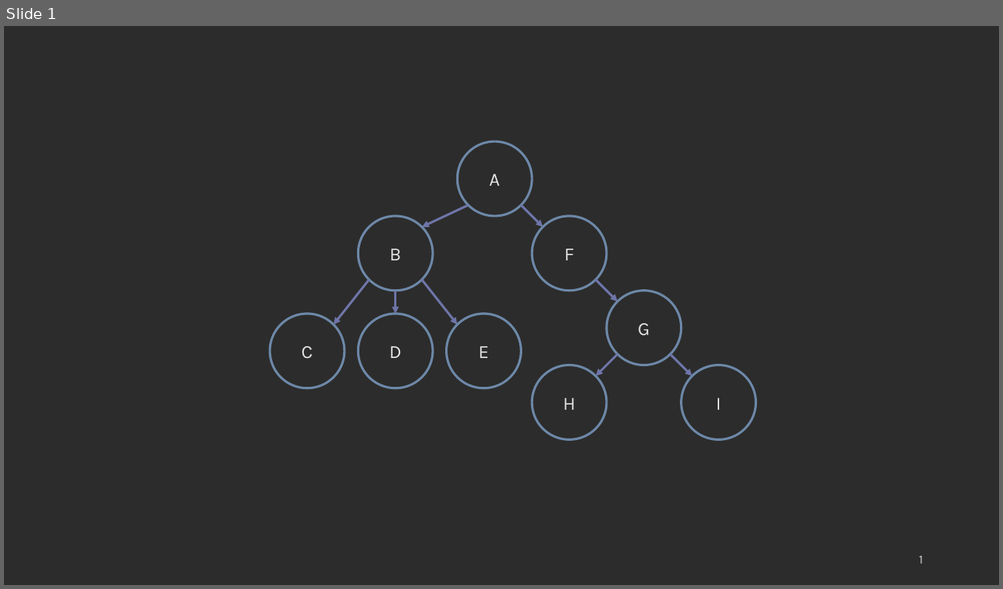
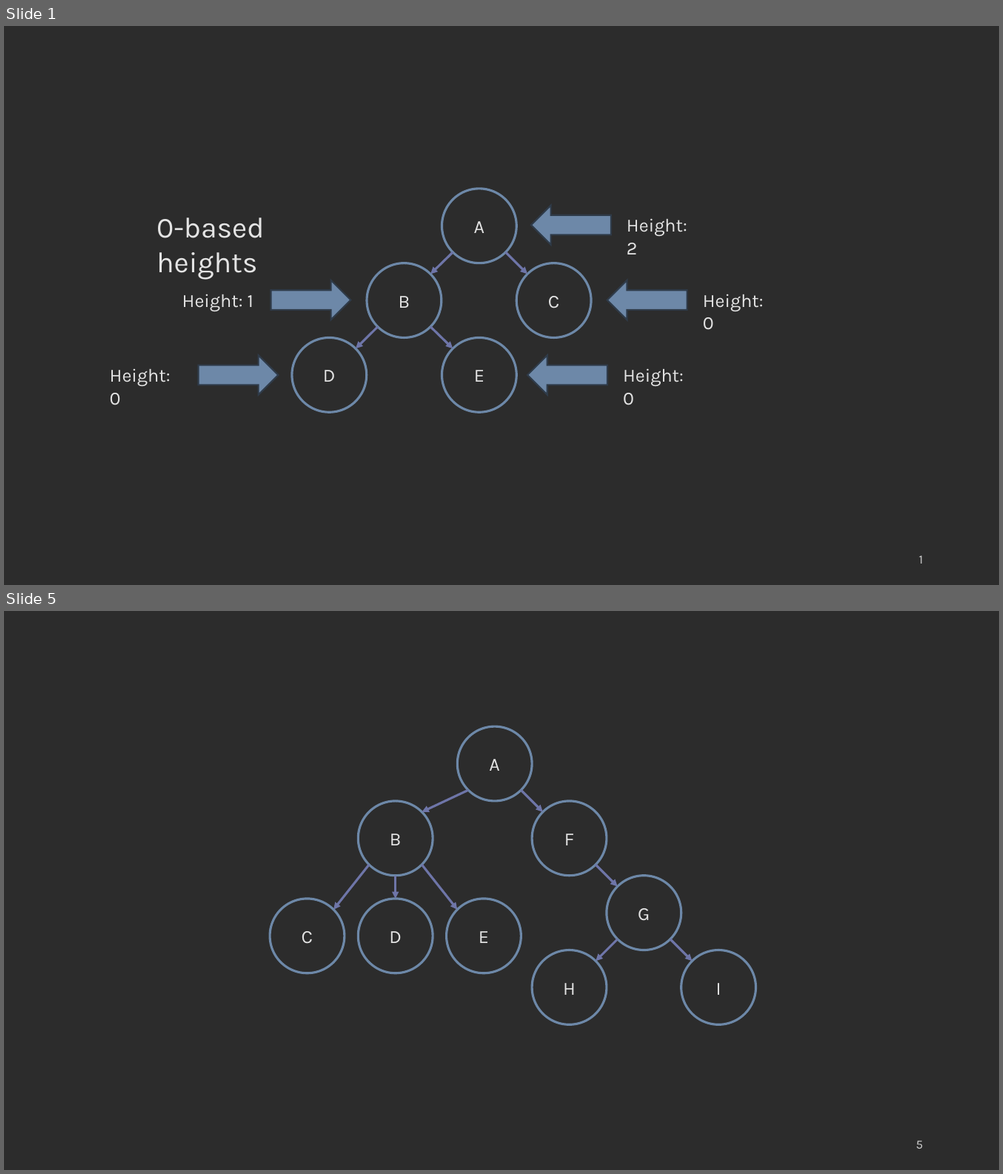
Before and after one commit to COP3530/edugator-content, a slide deck: trees/trees/images-ppt.pptx. Shown one above the other, each under a label of ours: slide 1 before the commit, slides 1 and 5 after it; the slides between them are not shown. The pictures are 1003x589 and 1003x1174 pixels, drawn with LibreOffice and Linux fonts; fonts in the diff are those of the drawing. Boxes give left, top, right and bottom in pixels: in the first picture for what was removed or moved away, otherwise in the second. Text is boxed around its words. In the diff, an @@ line names an element or a change of style, - is before the commit and + after.

```diff
--- a/trees/trees/images-ppt.pptx
+++ b/trees/trees/images-ppt.pptx
@@ slide 1 added at bbox=[4, 26, 999, 585], background #2C2C2C @@
@@ ellipse added at bbox=[442, 189, 517, 264], outline #6D88A8 2.25 pt, 18 pt, text #E4E4E4 @@
+A
@@ text added at bbox=[156, 218, 264, 280], 28 pt, text #E4E4E4 @@
+0-based heights
@@ left arrow added at bbox=[531, 206, 611, 245], fill #6D88A8, outline #303C4A 1.5 pt @@
@@ text added at bbox=[626, 218, 687, 255], 18 pt, text #E4E4E4 @@
+Height: 2
@@ ellipse added at bbox=[367, 264, 441, 338], outline #6D88A8 2.25 pt, 18 pt, text #E4E4E4 @@
+B
@@ arrow added from (452, 253) to (431, 275), #6E75A8 2.25 pt @@
@@ arrow added from (506, 253) to (527, 275), #6E75A8 2.25 pt @@
@@ ellipse added at bbox=[517, 264, 591, 338], outline #6D88A8 2.25 pt, 18 pt, text #E4E4E4 @@
+C
@@ right arrow added at bbox=[271, 281, 351, 320], fill #6D88A8, outline #303C4A 1.5 pt @@
@@ left arrow added at bbox=[607, 281, 687, 320], fill #6D88A8, outline #303C4A 1.5 pt @@
@@ text added at bbox=[182, 295, 253, 312], 18 pt, text #E4E4E4 @@
+Height: 1
@@ text added at bbox=[703, 294, 763, 330], 18 pt, text #E4E4E4 @@
+Height: 0
@@ arrow added from (378, 327) to (356, 349), #6E75A8 2.25 pt @@
@@ arrow added from (431, 327) to (452, 349), #6E75A8 2.25 pt @@
@@ right arrow added at bbox=[198, 356, 278, 395], fill #6D88A8, outline #303C4A 1.5 pt @@
@@ ellipse added at bbox=[292, 338, 367, 412], outline #6D88A8 2.25 pt, 18 pt, text #E4E4E4 @@
+D
@@ ellipse added at bbox=[442, 338, 517, 412], outline #6D88A8 2.25 pt, 18 pt, text #E4E4E4 @@
+E
@@ left arrow added at bbox=[527, 356, 607, 395], fill #6D88A8, outline #303C4A 1.5 pt @@
@@ text added at bbox=[110, 369, 170, 406], 18 pt, text #E4E4E4 @@
+Height: 0
@@ text added at bbox=[623, 369, 683, 406], 18 pt, text #E4E4E4 @@
+Height: 0
@@ page number added at bbox=[919, 556, 923, 564], 12 pt, text #D1D1D1 @@
+1
@@ what was slide 1 is now slide 5 @@
@@ page number at bbox=[916, 1141, 922, 1149]: text changed @@
-1
+5
```
Also in this commit, not shown: 3 other slides added, 6 other files.
